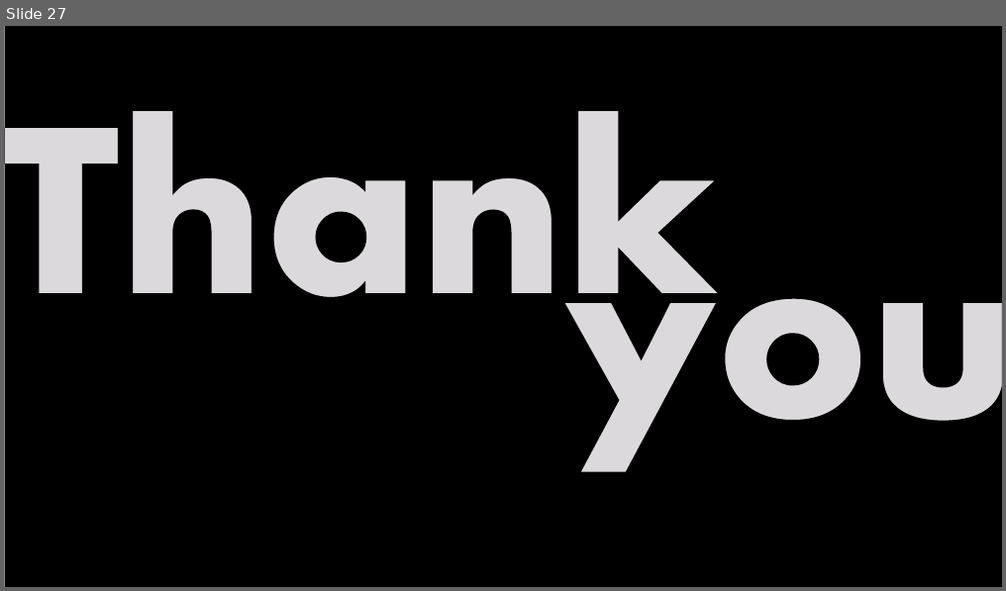
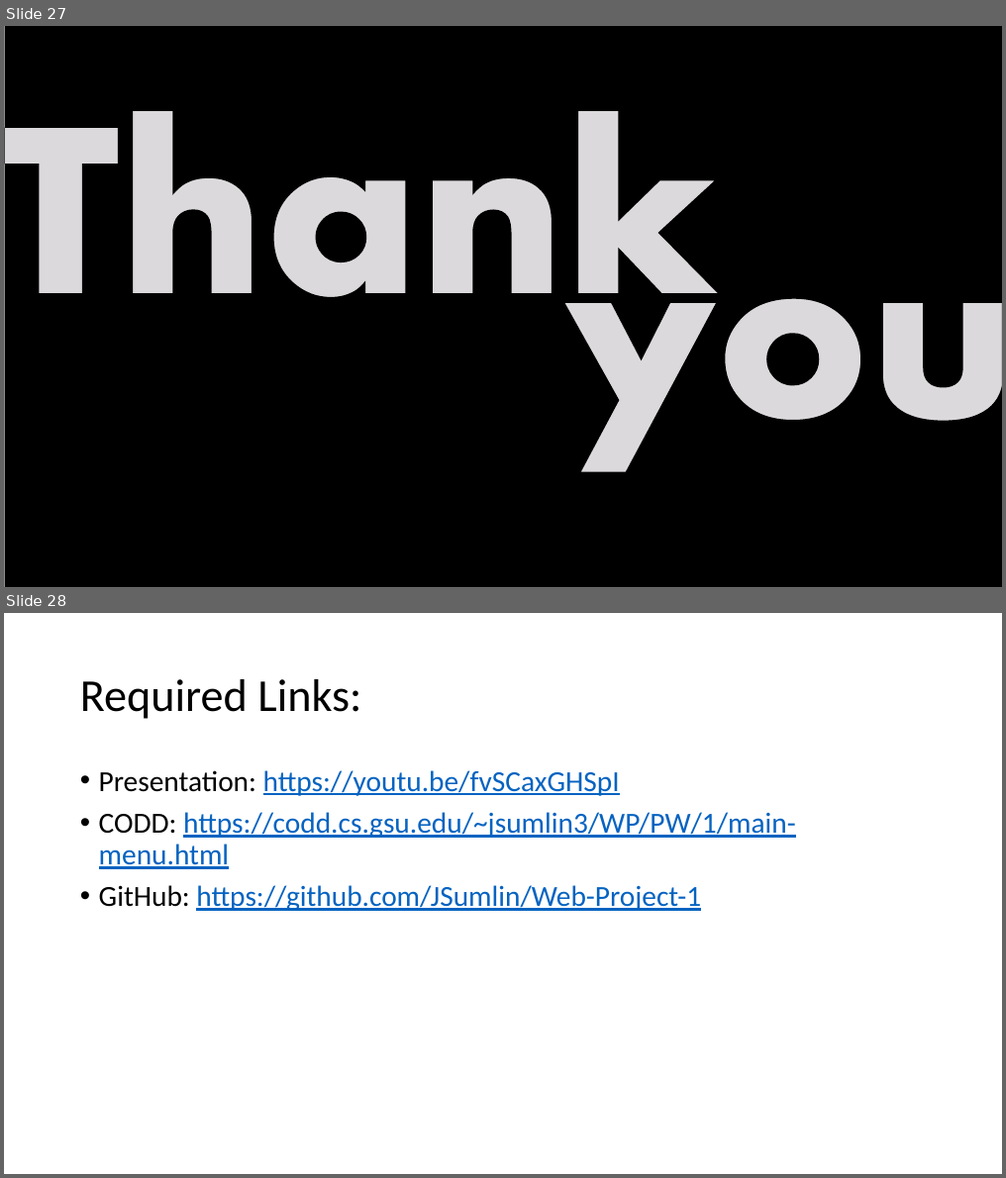
Before and after one commit to JSumlin/Web-Project-1, a slide deck: CSS Project 1 Final.pptx. Shown one above the other, each under a label of ours: slide 27 before the commit, slides 27 and 28 after it. The pictures are 1006x591 and 1006x1178 pixels, drawn with LibreOffice and Linux fonts; fonts in the diff are those of the drawing; background and template pictures are left out. Boxes give left, top, right and bottom in pixels: in the first picture for what was removed or moved away, otherwise in the second. Text is boxed around its words. In the diff, an @@ line names an element or a change of style, - is before the commit and + after.

Commit message:
added required links

```diff
--- a/CSS Project 1 Final.pptx
+++ b/CSS Project 1 Final.pptx
@@ slide 28 added at bbox=[4, 613, 1002, 1174], background #FFFFFF @@
@@ title added at bbox=[80, 679, 361, 719], 44 pt, text #000000 @@
+Required Links:
@@ text added at bbox=[99, 770, 796, 911], 28 pt, text #0563C1, underline @@
+• Presentation: https://youtu.be/fvSCaxGHSpI
+• CODD: https://codd.cs.gsu.edu/~jsumlin3/WP/PW/1/main-menu.html
+• GitHub: https://github.com/JSumlin/Web-Project-1
```
